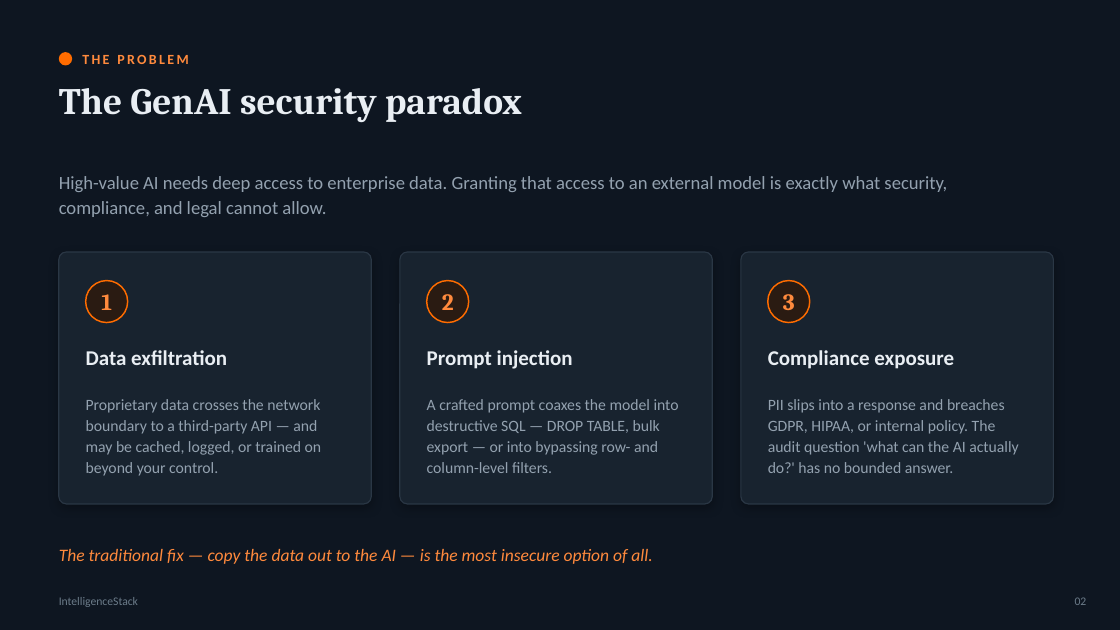
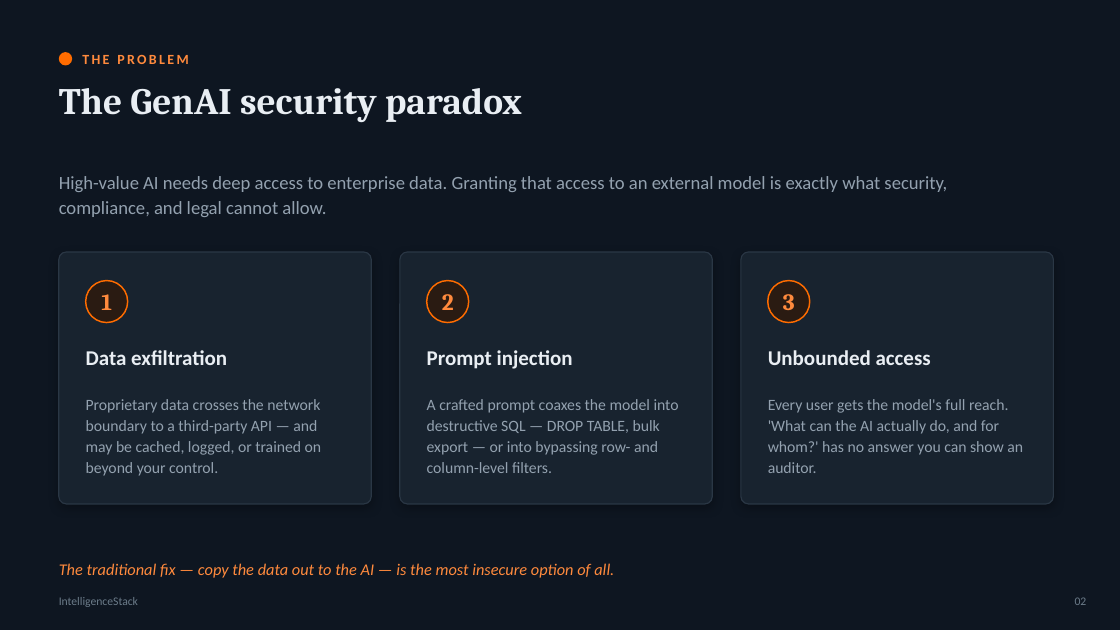
Before and after one commit to atharvvani464/IntelligenceStack, a slide deck: slide 2 of IntelligenceStack_Executive_Deck.pptx. Drawn at 1120x630 pixels with LibreOffice and Linux fonts; fonts in the diff are those of the drawing. Boxes give left, top, right and bottom in pixels: in the first picture for what was removed or moved away, otherwise in the second. Text is boxed around its words. In the diff, an @@ line names an element or a change of style, - is before the commit and + after.

```diff
--- a/IntelligenceStack_Executive_Deck.pptx
+++ b/IntelligenceStack_Executive_Deck.pptx
@@ text at <box>768,350,931,365</box>: text changed @@
-Compliance exposure
+Unbounded access
@@ text at <box>768,399,1023,473</box>: text changed @@
-PII slips into a response and breaches GDPR, HIPAA, or internal policy. The audit question 'what can the AI actually do?' has no bounded answer.
+Every user gets the model's full reach. 'What can the AI actually do, and for whom?' has no answer you can show an auditor.
@@ text "The traditional fix — copy ...": place and size @@
-text "The traditional fix — copy ..." at <box>59,549,652,564</box>
+text "The traditional fix — copy ..." at <box>59,563,614,578</box>
@@ text "The traditional fix — copy ..." at <box>59,563,614,578</box>: size 15 to 14 pt @@
```
Also in this commit, not shown: 11 other slides changed, 3 slides added, 2 slides removed, 1 other file.
